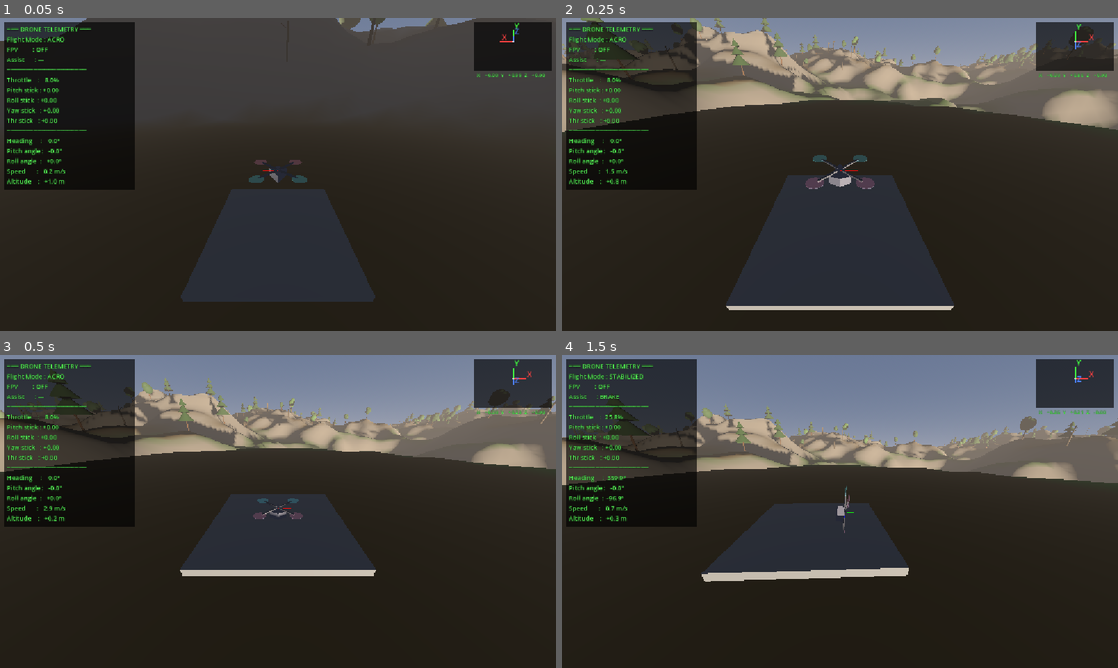
Above: before the commit, frames 1-4 (two rows, left to right).
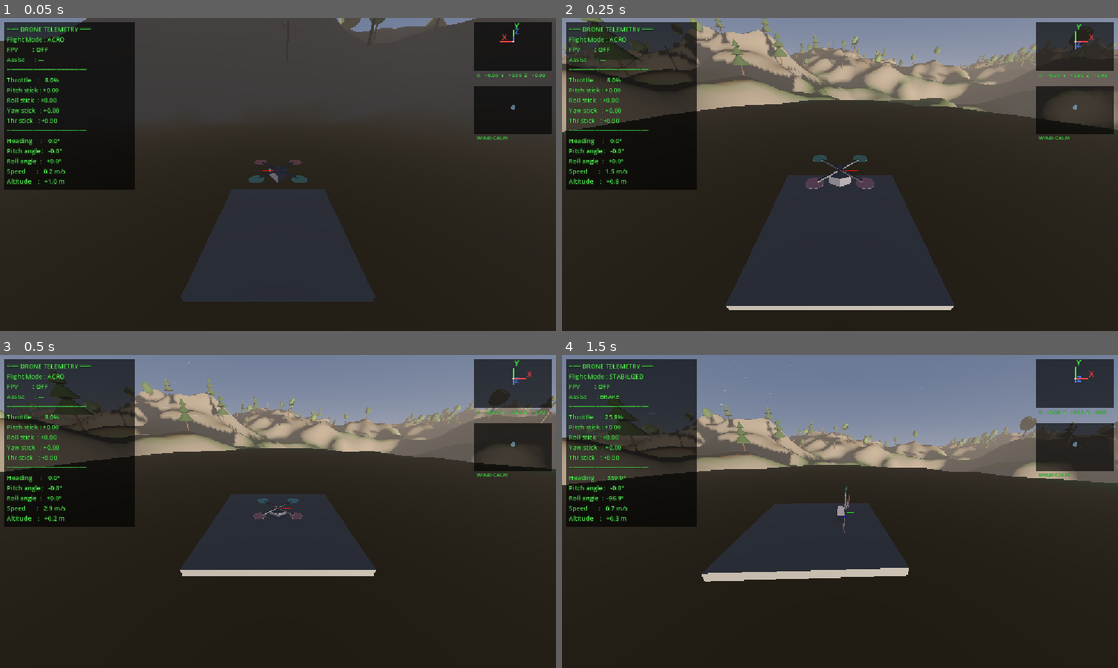
Above: after the commit, the same moments.

Repository: timbittner/dronesim
Game: Godot game, scene res://scenes/main.tscn
Two runs of this game, one before a commit and one after it. Both use one fixed random seed, a clock stepped at 60 frames per second and the inputs below.
Inputs:
- Up to frame 1 (0.05 s): no input
- Up to frame 2 (0.25 s): no input
- Up to frame 3 (0.5 s): no input
- Up to frame 4 (1.5 s): hold Right (roll_right) 0.53-1.28 s; hold Shift (altitude_hold) 0.53-1.28 s; hold Ctrl (brake_mode) from 1.28 s (still down); tap M (toggle_flight_mode) at 1.35 s

The runs differ from the first frame. In frame 1, 2.2% of the frame differs, in the area x 85-100%, y 21-39%; in frame 2, 2.2%; in frame 3, 2.2%, in the area x 4-100%, y 0-39%; in frame 4, 2.2%.

Commit message:
feat: add wind streak particles (MultiMesh) + HUD wind arrow
WindParticles: ~300 advected MultiMesh streaks in a box around the
drone (camera fallback), each sampling WindField.get_wind() on a
staggered per-instance schedule. Depth write disabled on the streak
material to avoid z-fight flicker between unsorted overlapping
transparent instances. Wired as a child of WindField in main.tscn.

debug_hud.gd: a camera-relative wind arrow below the axis gizmo (same
projection technique), showing the ambient wind at the drone with an
m/s readout. Length/direction are driven by the projected in-plane
component rather than a renormalized total-speed vector, so the
arrow shrinks toward the center as wind points toward/away from the
camera instead of snapping ~180° from projection noise. Bold outlined
strokes with rounded joints for readability; dims on crash like the
rest of the telemetry.

Co-Authored-By: Claude Fable 5 <noreply@anthropic.com>

Diff:
--- a/scenes/main.tscn
+++ b/scenes/main.tscn
@@ -5,6 +5,8 @@
 [ext_resource type="PackedScene" path="res://scenes/environment/terrain.tscn" id="3_terrain"]
 [ext_resource type="Script" uid="uid://c6kocm2px6681" path="res://scripts/ui/debug_hud.gd" id="4_debug_hud"]
 [ext_resource type="Script" path="res://scripts/environment/crash_effects.gd" id="5_crash_fx"]
+[ext_resource type="Script" path="res://scripts/environment/wind_field.gd" id="6_wind_field"]
+[ext_resource type="Script" path="res://scripts/environment/wind_particles.gd" id="7_wind_particles"]
 
 [sub_resource type="BoxMesh" id="BoxMesh_pad"]
 size = Vector3(2, 0.1, 2)
@@ -61,6 +63,12 @@
 [node name="CrashEffects" type="Node3D" parent="." unique_id=1077355102]
 script = ExtResource("5_crash_fx")
 
+[node name="WindField" type="Node3D" parent="."]
+script = ExtResource("6_wind_field")
+
+[node name="WindParticles" type="MultiMeshInstance3D" parent="WindField"]
+script = ExtResource("7_wind_particles")
+
 [node name="ChaseCamera" type="Camera3D" parent="." unique_id=171786846]
 transform = Transform3D(1, 0, 0, 0, 1, 0, 0, 0, 1, 0, 2, -4)
 script = ExtResource("2_chase_cam")
--- /dev/null
+++ b/scripts/environment/wind_particles.gd
@@ -0,0 +1,136 @@
+class_name WindParticles
+extends MultiMeshInstance3D
+
+## Advected wind-streak visualization (P2 Phase D). A custom MultiMesh system
+## rather than CPUParticles3D, because each streak needs to sample the wind
+## at its own position every few frames — per-particle force sampling isn't
+## something CPUParticles3D supports. Child of WindField; reads its parent's
+## get_wind(). Streaks spawn/advect/respawn in a box centered on the focus
+## (the drone, camera fallback), so the visible field always follows the pilot.
+
+@export var focus_path: NodePath = NodePath("../../Drone")
+@export var streak_count: int = 300
+@export var volume_extents: Vector3 = Vector3(45.0, 25.0, 45.0)
+@export var lifetime_range: Vector2 = Vector2(4.0, 8.0)
+## Frames between wind resamples for a given streak (staggered per-index so
+## the ~300/interval samples needed per frame spread evenly, not all at once).
+@export var resample_interval: int = 4
+@export var min_visible_speed: float = 0.4
+@export var base_alpha: float = 0.35
+@export var length_per_speed: float = 0.25
+
+const FADE_TIME: float = 0.5
+const MIN_LENGTH: float = 0.2
+const MAX_LENGTH: float = 3.0
+const RESPAWN_RADIUS_FACTOR: float = 1.2
+
+var _wind_field: WindField = null
+var _focus: Node3D = null
+var _positions: PackedVector3Array = PackedVector3Array()
+var _velocities: PackedVector3Array = PackedVector3Array()
+var _ages: PackedFloat32Array = PackedFloat32Array()
+var _lifetimes: PackedFloat32Array = PackedFloat32Array()
+var _frame: int = 0
+var _rng := RandomNumberGenerator.new()
+
+
+func _ready() -> void:
+	_wind_field = get_parent() as WindField
+	_focus = get_node_or_null(focus_path)
+	_rng.randomize()
+
+	var box := BoxMesh.new()
+	box.size = Vector3(0.02, 0.02, 1.0)
+
+	var mat := StandardMaterial3D.new()
+	mat.shading_mode = BaseMaterial3D.SHADING_MODE_UNSHADED
+	mat.transparency = BaseMaterial3D.TRANSPARENCY_ALPHA
+	mat.albedo_color = Color(0.9, 0.92, 0.95, 1.0)
+	mat.vertex_color_use_as_albedo = true
+	mat.disable_receive_shadows = true
+	# MultiMesh instances aren't depth-sorted back-to-front, so overlapping
+	# transparent streaks z-fight (visible as flicker/crossing "X" patterns,
+	# most noticeable when the camera rotates quickly, e.g. during brake tilt).
+	# Disabling the depth *write* (keeping the depth *test*) lets streaks
+	# blend with each other while still being occluded by opaque geometry.
+	mat.depth_draw_mode = BaseMaterial3D.DEPTH_DRAW_DISABLED
+	box.material = mat
+
+	var mm := MultiMesh.new()
+	mm.transform_format = MultiMesh.TRANSFORM_3D
+	mm.use_colors = true
+	mm.mesh = box
+	mm.instance_count = streak_count
+	multimesh = mm
+
+	cast_shadow = GeometryInstance3D.SHADOW_CASTING_SETTING_OFF
+	# Streaks roam a box around a moving focus — no fixed local bounds, so use
+	# a generously oversized static AABB rather than per-frame recomputation.
+	custom_aabb = AABB(-volume_extents * 1.5, volume_extents * 3.0)
+
+	_positions.resize(streak_count)
+	_velocities.resize(streak_count)
+	_ages.resize(streak_count)
+	_lifetimes.resize(streak_count)
+	for i in streak_count:
+		_respawn(i, _focus_pos())
+
+
+func _process(delta: float) -> void:
+	if _wind_field == null:
+		return
+	_frame += 1
+	var focus_pos := _focus_pos()
+
+	for i in streak_count:
+		_ages[i] += delta
+		var expired: bool = _ages[i] >= _lifetimes[i]
+		var strayed: bool = _positions[i].distance_to(focus_pos) > volume_extents.length() * RESPAWN_RADIUS_FACTOR
+		if expired or strayed:
+			_respawn(i, focus_pos)
+			continue
+
+		if (_frame + i) % resample_interval == 0:
+			_velocities[i] = _wind_field.get_wind(_positions[i])
+
+		_positions[i] += _velocities[i] * delta
+		_write_instance(i)
+
+
+func _write_instance(i: int) -> void:
+	var speed := _velocities[i].length()
+
+	if speed < 0.05:
+		multimesh.set_instance_transform(i, Transform3D(Basis().scaled(Vector3.ZERO), _positions[i]))
+		multimesh.set_instance_color(i, Color(1.0, 1.0, 1.0, 0.0))
+		return
+
+	var fade := clampf(minf(_ages[i], _lifetimes[i] - _ages[i]) / FADE_TIME, 0.0, 1.0)
+	var speed_vis := clampf((speed - min_visible_speed) / maxf(min_visible_speed, 0.001), 0.0, 1.0)
+	var alpha := base_alpha * fade * speed_vis
+
+	var length := clampf(speed * length_per_speed, MIN_LENGTH, MAX_LENGTH)
+	var dir := _velocities[i] / speed
+	var up_guess := Vector3.RIGHT if absf(dir.dot(Vector3.UP)) > 0.99 else Vector3.UP
+	var streak_basis := Basis.looking_at(dir, up_guess).scaled(Vector3(1.0, 1.0, length))
+
+	multimesh.set_instance_transform(i, Transform3D(streak_basis, _positions[i]))
+	multimesh.set_instance_color(i, Color(1.0, 1.0, 1.0, alpha))
+
+
+func _respawn(i: int, focus_pos: Vector3) -> void:
+	_positions[i] = focus_pos + Vector3(
+		_rng.randf_range(-volume_extents.x, volume_extents.x),
+		_rng.randf_range(-volume_extents.y, volume_extents.y),
+		_rng.randf_range(-volume_extents.z, volume_extents.z)
+	)
+	_velocities[i] = _wind_field.get_wind(_positions[i]) if _wind_field else Vector3.ZERO
+	_ages[i] = 0.0
+	_lifetimes[i] = _rng.randf_range(lifetime_range.x, lifetime_range.y)
+
+
+func _focus_pos() -> Vector3:
+	if _focus:
+		return _focus.global_position
+	var cam := get_viewport().get_camera_3d()
+	return cam.global_position if cam else Vector3.ZERO
--- a/scripts/ui/debug_hud.gd
+++ b/scripts/ui/debug_hud.gd
@@ -33,6 +33,14 @@
 var _gizmo_canvas: Control
 var _coord_label: Label
 
+# Wind arrow (top-right, below the gizmo)
+var _wind_panel: ColorRect
+var _wind_canvas: Control
+var _wind_label: Label
+## Last stable on-screen wind direction — see _on_wind_draw for why this is
+## cached instead of renormalized every frame.
+var _wind_arrow_dir: Vector2 = Vector2.RIGHT
+
 # Cached font for _draw_string
 var _gizmo_font: Font
 var _gizmo_font_size: int = 14
@@ -70,8 +78,13 @@
 	var pos: Vector3 = _drone.global_position
 	_coord_label.text = "X %+7.2f  Y %+7.2f  Z %+7.2f" % [pos.x, pos.y, pos.z]
 
-	# Redraw axis gizmo every frame
+	# Wind readout (ambient wind sampled at the drone, not the drag force)
+	var wind_speed: float = _drone.wind_velocity.length()
+	_wind_label.text = "WIND CALM" if wind_speed < 0.3 else "WIND %.1f m/s" % wind_speed
+
+	# Redraw axis gizmo + wind arrow every frame
 	_gizmo_canvas.queue_redraw()
+	_wind_canvas.queue_redraw()
 
 	_frame_count += 1
 	if _frame_count >= print_interval:
@@ -94,6 +107,7 @@
 	_pulse_time = 0.0
 	_signal_lost_label.visible = true
 	_label.modulate.a = 0.35
+	_wind_panel.modulate.a = 0.35
 	_update_dead_feed_visibility()
 
 
@@ -120,6 +134,7 @@
 		_frozen_frame = null
 		_feed_frozen.texture = null
 		_label.modulate.a = 1.0
+		_wind_panel.modulate.a = 1.0
 		_update_dead_feed_visibility()
 
 
@@ -261,6 +276,33 @@
 	_coord_label.text = "X    0.00  Y    0.00  Z    0.00"
 	_gizmo_panel.add_child(_coord_label)
 
+	# ——— Wind arrow panel (top-right, below the gizmo) ———
+	_wind_panel = ColorRect.new()
+	_wind_panel.color = Color(0.0, 0.0, 0.0, 0.65)
+	_wind_panel.set_anchors_preset(Control.PRESET_TOP_RIGHT)
+	_wind_panel.offset_left = -170.0
+	_wind_panel.offset_top = 140.0
+	_wind_panel.offset_right = -8.0
+	_wind_panel.offset_bottom = 240.0
+	add_child(_wind_panel)
+
+	_wind_canvas = Control.new()
+	_wind_canvas.set_anchors_preset(Control.PRESET_FULL_RECT)
+	_wind_canvas.draw.connect(_on_wind_draw)
+	_wind_panel.add_child(_wind_canvas)
+
+	_wind_label = Label.new()
+	_wind_label.add_theme_font_size_override("font_size", 11)
+	_try_load_monospace_font(_wind_label)
+	_wind_label.set_anchors_preset(Control.PRESET_BOTTOM_LEFT)
+	_wind_label.offset_left = 6.0
+	_wind_label.offset_bottom = -6.0
+	_wind_label.add_theme_color_override("font_color", Color(0.35, 1.0, 0.35))
+	_wind_label.add_theme_color_override("font_outline_color", Color(0, 0, 0))
+	_wind_label.add_theme_constant_override("outline_size", 1)
+	_wind_label.text = "WIND CALM"
+	_wind_panel.add_child(_wind_label)
+
 	# ——— Centered SIGNAL LOST banner (added last = drawn on top) ———
 	_signal_lost_label = Label.new()
 	_signal_lost_label.text = "⚠ SIGNAL LOST"
@@ -319,6 +361,67 @@
 	_gizmo_canvas.draw_circle(center, 2.0, Color(1, 1, 1, 0.6))
 
 
+## Draws a camera-relative arrow for the ambient wind at the drone's position
+## (same projection technique as _on_gizmo_draw): drone-relative in FPV,
+## intuitive in 3PV. Length + alpha scale with speed; near-calm shows a dim dot.
+func _on_wind_draw() -> void:
+	if _drone == null:
+		return
+	var cam := get_viewport().get_camera_3d()
+	if not cam or not is_instance_valid(cam):
+		return
+
+	var wind: Vector3 = _drone.wind_velocity
+	var speed: float = wind.length()
+
+	var panel_size := _wind_canvas.get_size()
+	var center := panel_size * Vector2(0.5, 0.45)
+
+	if speed < 0.3:
+		_wind_canvas.draw_circle(center, 5.0, Color(0.6, 0.85, 1.0, 0.5))
+		return
+
+	var cam_basis := cam.global_transform.basis.inverse()
+	var cam_local := cam_basis * wind
+	# The in-plane (screen-space) projection, NOT normalized: its magnitude is
+	# how much of the wind is visible sideways-on vs. pointing toward/away
+	# from the camera. Renormalizing this every frame is what caused the
+	# reported 180° flips — as wind points closer to the camera's forward
+	# axis, this vector shrinks toward zero, and a tiny gust or FPV rotation-
+	# smoothing wobble can flip a near-zero normalized vector by ~180° even
+	# though the real 3D wind direction barely changed. (Not gimbal lock —
+	# there's no Euler-angle math on this path — but a similar-flavored
+	# instability: a 3D→2D projection near its degenerate axis.) Fix: only
+	# update the displayed direction when the in-plane component is large
+	# enough to be meaningful; otherwise keep the last stable direction and
+	# let the arrow shrink toward the center dot instead of snapping.
+	var screen_vec := Vector2(cam_local.x, -cam_local.y)
+	var screen_speed := screen_vec.length()
+	if screen_speed > 0.15:
+		_wind_arrow_dir = screen_vec / screen_speed
+
+	var arrow_len: float = 16.0 + 46.0 * clampf(screen_speed / 8.0, 0.0, 1.0)
+	var alpha: float = smoothstep(0.3, 1.2, speed)
+	var color := Color(0.6, 0.85, 1.0, alpha)
+	var outline := Color(0.0, 0.0, 0.0, alpha * 0.9)
+
+	var tip := center + _wind_arrow_dir * arrow_len
+	var head_a := tip + _wind_arrow_dir.rotated(deg_to_rad(150.0)) * 18.0
+	var head_b := tip + _wind_arrow_dir.rotated(deg_to_rad(-150.0)) * 18.0
+	var segments := [[center, tip], [tip, head_a], [tip, head_b]]
+
+	# Bold: dark outline stroke first, colored stroke on top — reads clearly
+	# against any background (Wii Sports-style chunky meter, per feedback).
+	# Round joints (small filled circles at the tip) mask the notch that
+	# three unjoined draw_line segments otherwise leave at their shared vertex.
+	for seg in segments:
+		_wind_canvas.draw_line(seg[0], seg[1], outline, 9.0, false)
+	_wind_canvas.draw_circle(tip, 4.5, outline)
+	for seg in segments:
+		_wind_canvas.draw_line(seg[0], seg[1], color, 6.0, false)
+	_wind_canvas.draw_circle(tip, 3.0, color)
+
+
 func _try_load_monospace_font(label: Label) -> void:
 	for font_path in ["res://assets/fonts/mono.woff2", "res://assets/fonts/mono.ttf", "res://assets/fonts/monospace.ttf"]:
 		if not FileAccess.file_exists(font_path):
